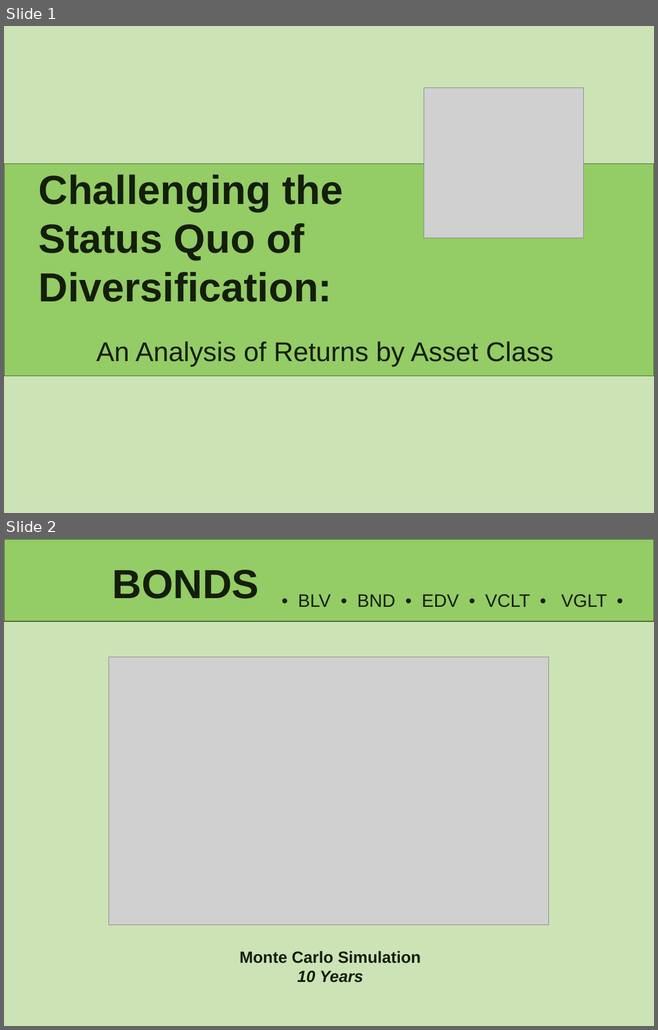
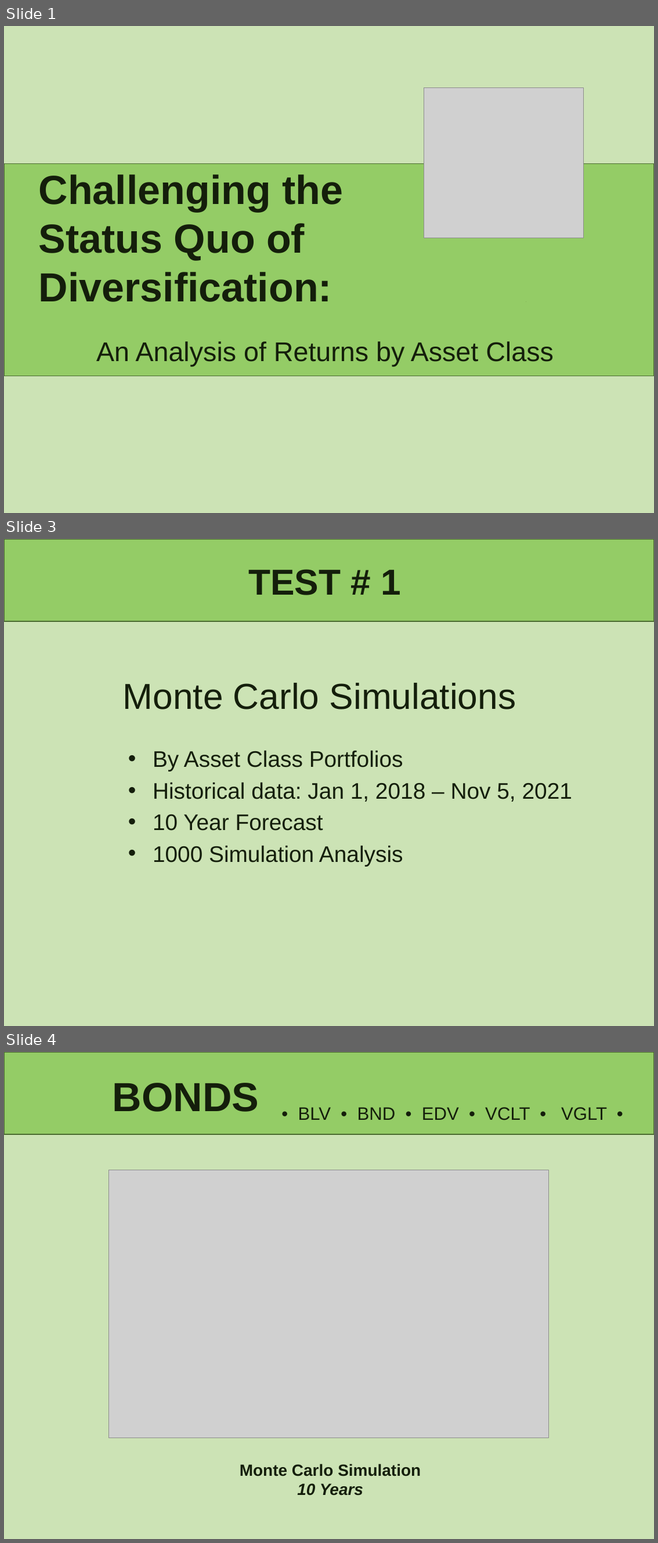
Before and after one commit to lindseyhardouin/Challenging_the_Status_Quo, a slide deck: presentation/P1- Challening the Status Quo.pptx. Shown one above the other, each under a label of ours: slides 1 and 2 before the commit, slides 1, 3 and 4 after it; the slides between them are not shown. The pictures are 658x1030 and 658x1543 pixels, drawn with LibreOffice and Linux fonts; fonts in the diff are those of the drawing; grey boxes stand for pictures. Boxes give left, top, right and bottom in pixels: in the first picture for what was removed or moved away, otherwise in the second. Text is boxed around its words. In the diff, an @@ line names an element or a change of style, - is before the commit and + after.

Commit message:
Updates to presentation

```diff
--- a/presentation/P1- Challening the Status Quo.pptx
+++ b/presentation/P1- Challening the Status Quo.pptx
@@ slide 3 added at (4,539,654,1026), background #CCE3B5; not listed: 1 template element that a slide beside it also shows @@
@@ title added at (248,569,401,595), 40 pt, text #141E0B, bold @@
+TEST # 1
@@ text added at (123,683,516,710), 40 pt, text #141E0B @@
+Monte Carlo Simulations
@@ text added at (152,751,572,866), 25 pt, text #141E0B @@
+• By Asset Class Portfolios
+• Historical data: Jan 1, 2018 – Nov 5, 2021
+• 10 Year Forecast
+• 1000 Simulation Analysis
@@ what was slide 2 is now slide 4 @@
```
Also in this commit, not shown: 4 other slides added.
